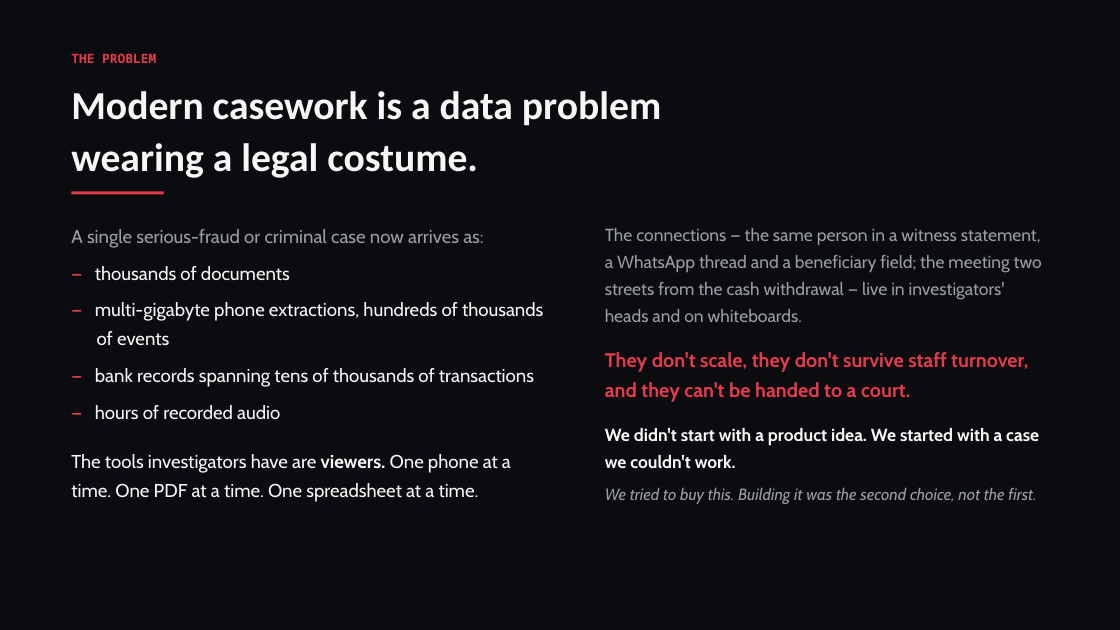
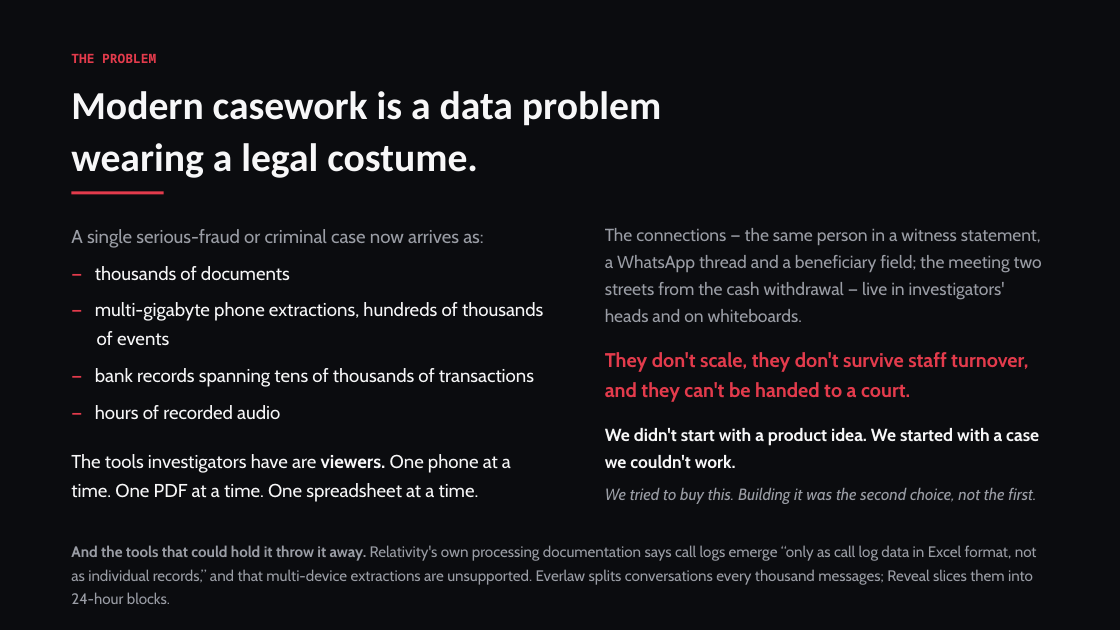
Before and after one commit to conorbowles51/owl-n4j, a slide deck: slide 2 of Loupe-NDRC-deck.pptx. Drawn at 1120x630 pixels with LibreOffice and Linux fonts; fonts in the diff are those of the drawing. Boxes give left, top, right and bottom in pixels: in the first picture for what was removed or moved away, otherwise in the second. Text is boxed around its words. In the diff, an @@ line names an element or a change of style, - is before the commit and + after.

```diff
--- a/Loupe-NDRC-deck.pptx
+++ b/Loupe-NDRC-deck.pptx
@@ text added at bbox=[71, 545, 1037, 604], 13 pt, text #9A9DA5 @@
+And the tools that could hold it throw it away. Relativity's own processing documentation says call logs emerge “only as call log data in Excel format, not as individual records,” and that multi-device extractions are unsupported. Everlaw splits conversations every thousand messages; Reveal slices them into 24-hour blocks.
```
Also in this commit, not shown: 1 other slide changed, 3 other files.
